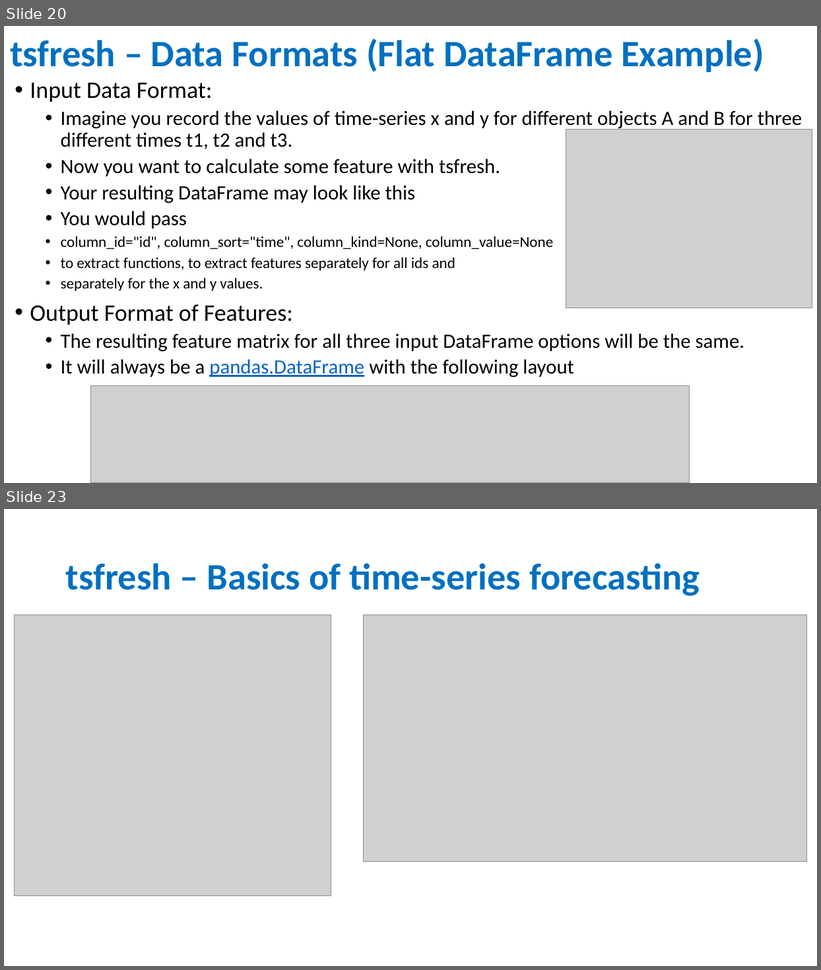
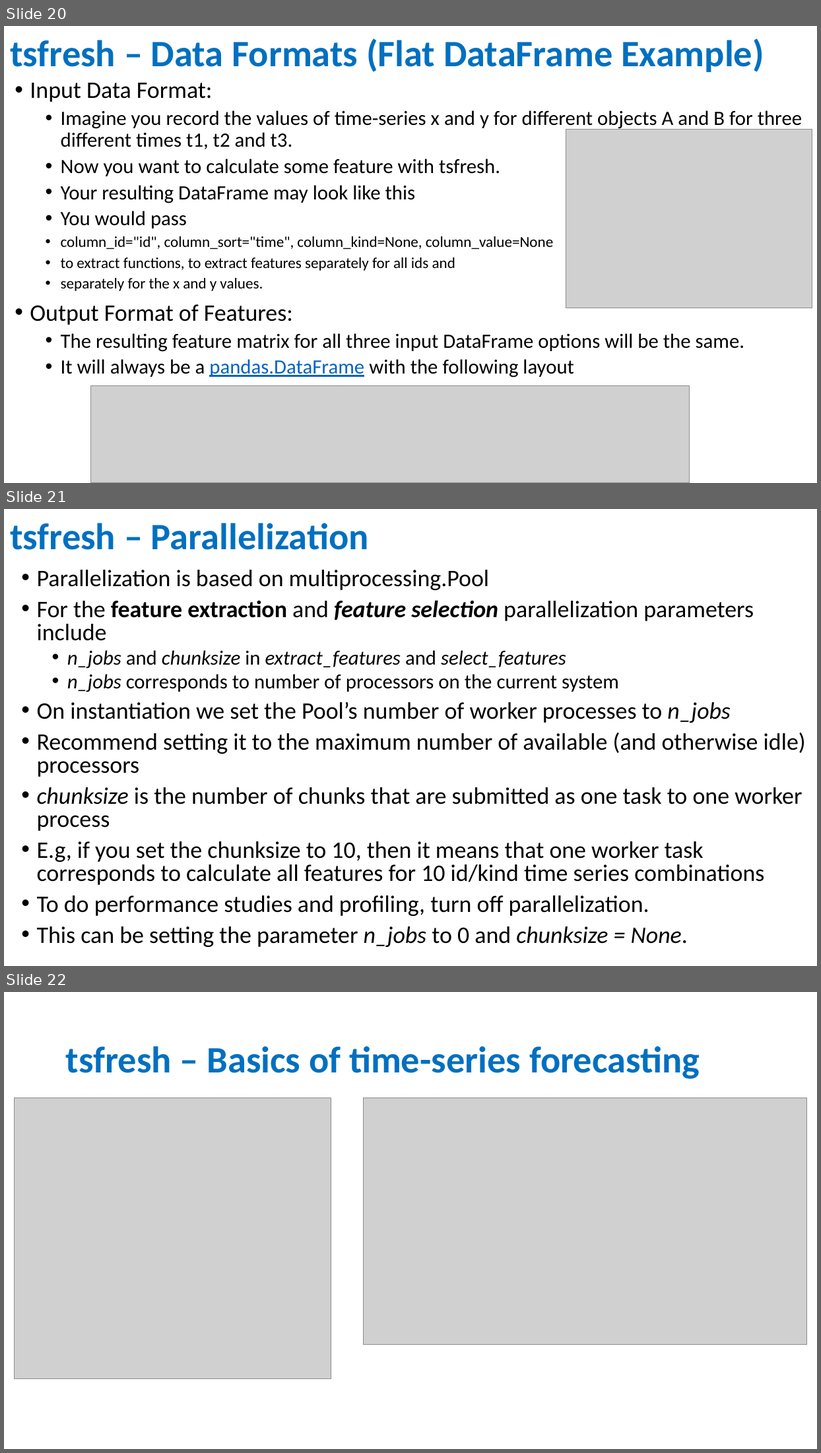
Before and after one commit to qingkaikong/SSA_Machine_Learning_2019, a slide deck: presentations/Feature_Engineering_ML_SSA19.pptx. Shown one above the other, each under a label of ours: slides 20 and 23 before the commit, slides 20, 21 and 22 after it; the slides between them are not shown. The pictures are 821x970 and 821x1453 pixels, drawn with LibreOffice and Linux fonts; fonts in the diff are those of the drawing; grey boxes stand for pictures. Boxes give left, top, right and bottom in pixels: in the first picture for what was removed or moved away, otherwise in the second. Text is boxed around its words. In the diff, an @@ line names an element or a change of style, - is before the commit and + after.

```diff
--- a/presentations/Feature_Engineering_ML_SSA19.pptx
+++ b/presentations/Feature_Engineering_ML_SSA19.pptx
@@ slide 21 added at (4,509,817,966), background #FFFFFF @@
@@ title added at (10,523,369,550), 44 pt, text #0070C0, bold @@
+tsfresh – Parallelization
@@ text added at (37,570,806,947), 28 pt, text #000000 @@
+• Parallelization is based on multiprocessing.Pool
+• For the feature extraction and feature selection parallelization parameters include
+  • n_jobs and chunksize in extract_features and select_features
+  • n_jobs corresponds to number of processors on the current system
+• On instantiation we set the Pool’s number of worker processes to n_jobs
+• Recommend setting it to the maximum number of available (and otherwise idle) processors
+• chunksize is the number of chunks that are submitted as one task to one worker process
+• E.g, if you set the chunksize to 10, then it means that one worker task corresponds to calculate all features for 10 id/kind time series combinations
+• To do performance studies and profiling, turn off parallelization.
+• This can be setting the parameter n_jobs to 0 and chunksize = None.
@@ what was slide 23 is now slide 22 @@
```
Also in this commit, not shown: 2 slides changed, 2 slides removed, 4 other files.
